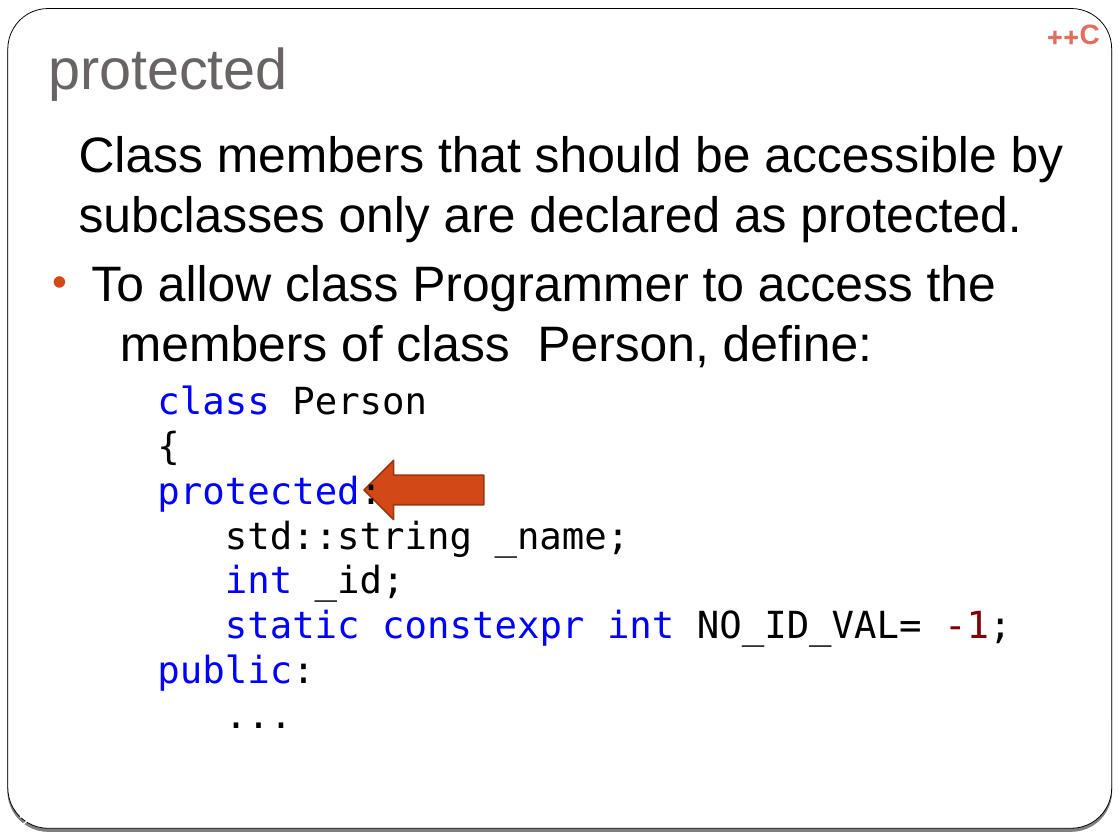
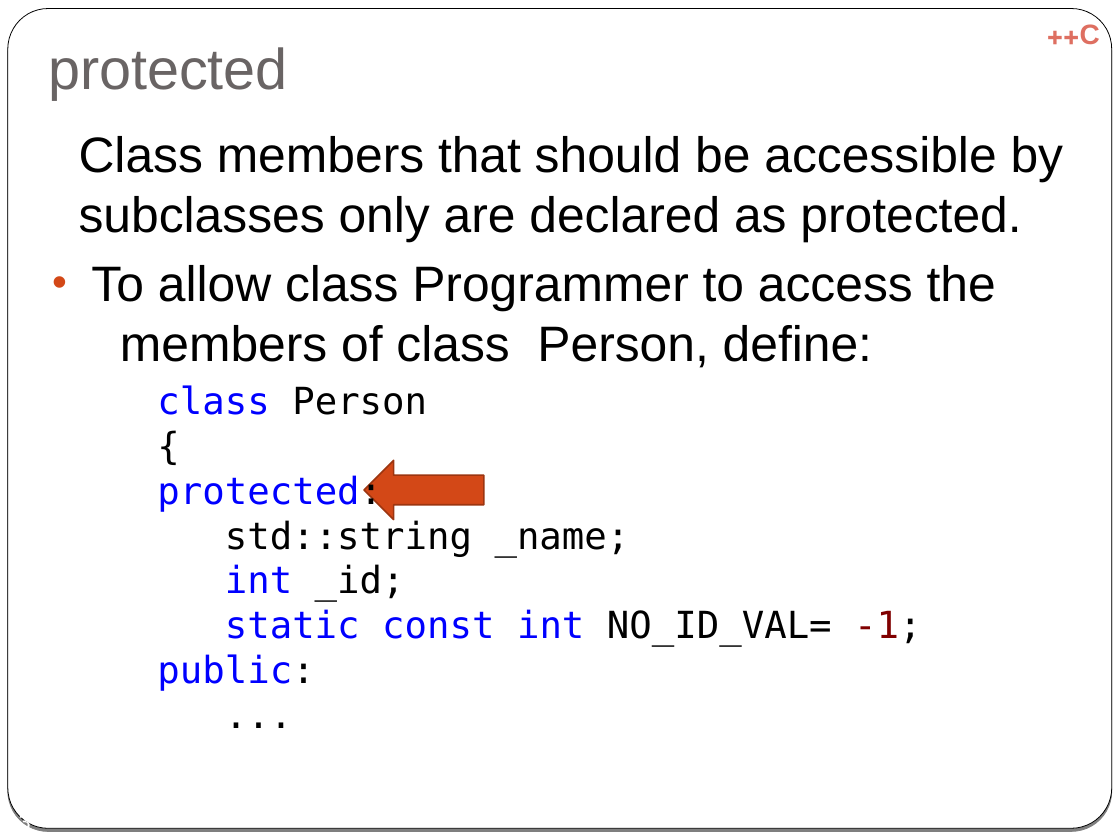
Before and after one commit to cpp-at-ariel/cpp-5778, a slide deck: slide 13 of week06-inheritance/slides-inheritance.odp (slide 12 before the commit). Drawn at 1120x840 pixels with LibreOffice and Linux fonts; fonts in the diff are those of the drawing. Boxes give left, top, right and bottom in pixels: in the first picture for what was removed or moved away, otherwise in the second. Text is boxed around its words. In the diff, an @@ line names an element or a change of style, - is before the commit and + after.

Commit message:
week 7 updates after class

```diff
--- a/week06-inheritance/slides-inheritance.odp
+++ b/week06-inheritance/slides-inheritance.odp
@@ text at (x1=157, y1=385, x2=921, y2=691): text changed @@
-class Person
-{
-protected:
-std::string _name;
-int _id;
-static constexpr int NO_ID_VAL= -1;
-public:
-...
+class Person
+{
+protected:
+std::string _name;
+int _id;
+static const int NO_ID_VAL= -1;
+public:
+...
@@ page number at (x1=6, y1=812, x2=30, y2=827): text changed @@
-12
+13
```
Also in this commit, not shown: 3 other slides changed, 1 slide added, 6 other files.
